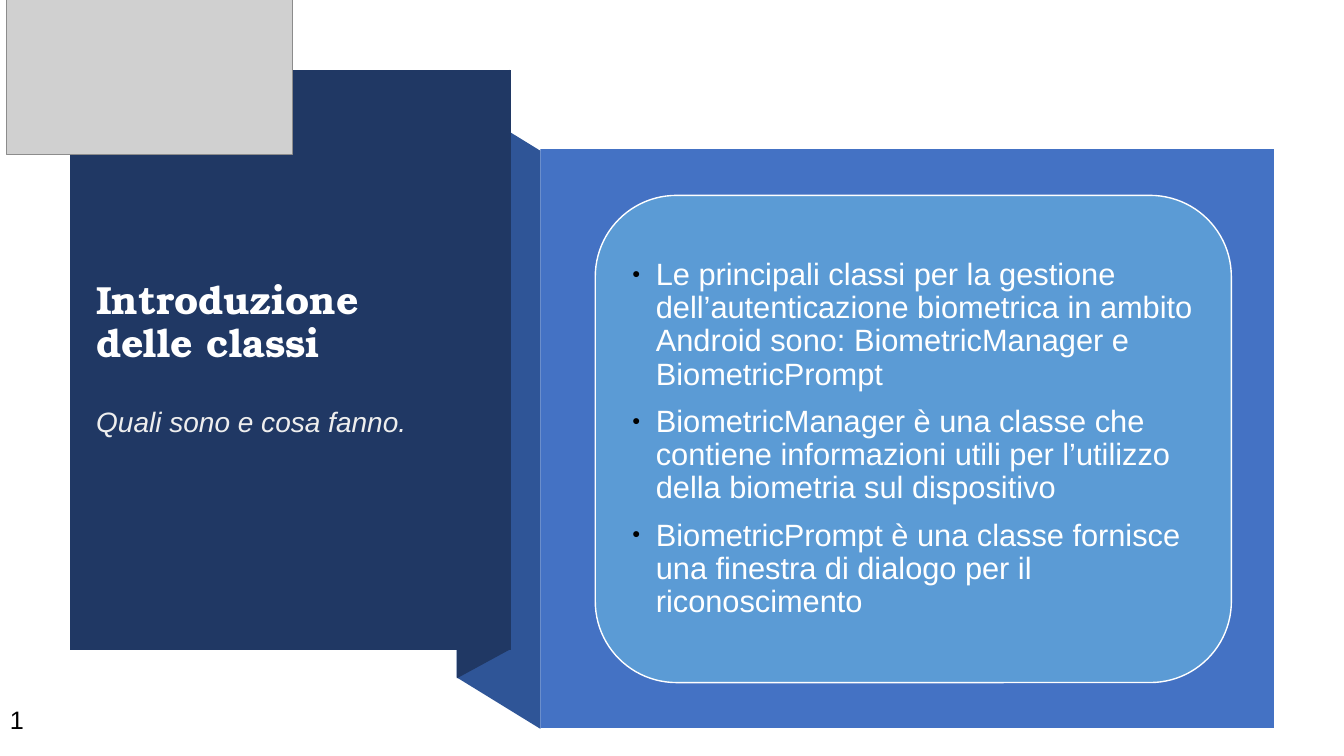
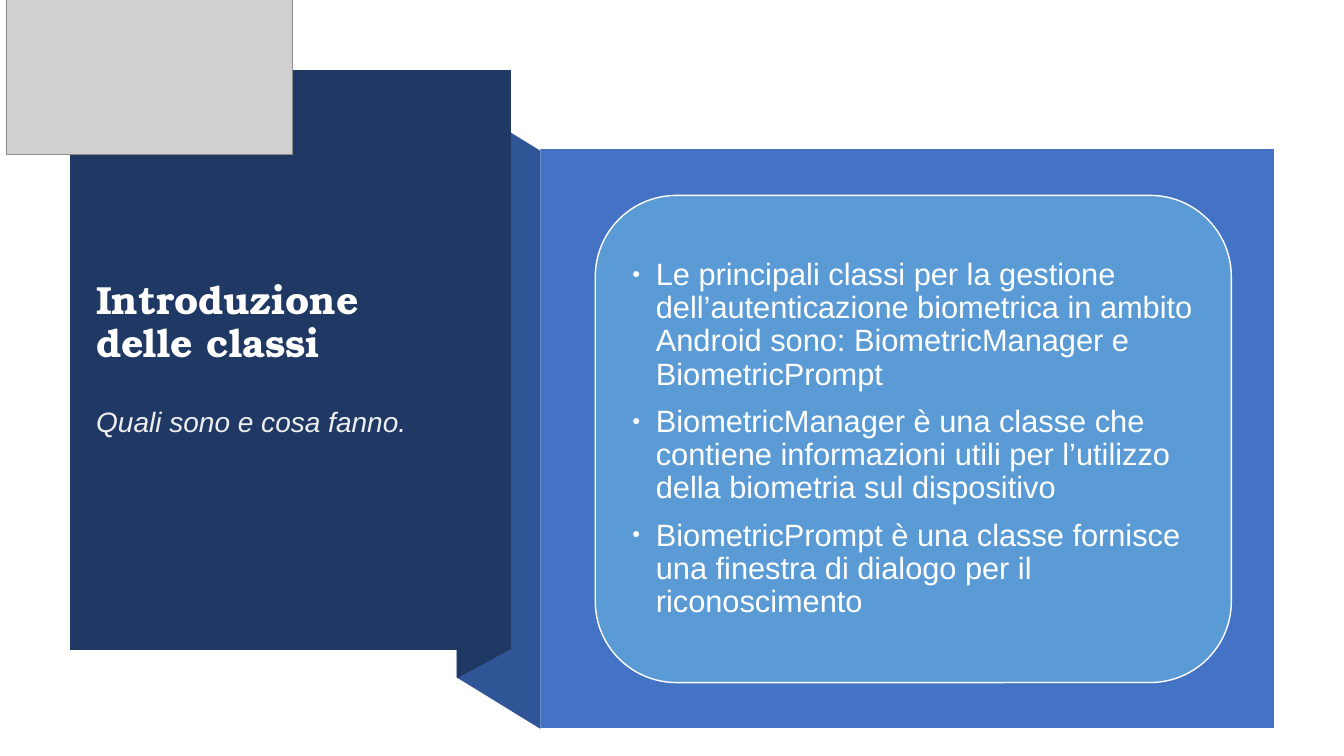
Before and after one commit to Torkin1/biometric_prompt_WALL-E, a slide deck: slide 1 of Introduzione Classi.odp. Drawn at 1344x756 pixels with LibreOffice and Linux fonts; fonts in the diff are those of the drawing; grey boxes stand for pictures. Boxes give left, top, right and bottom in pixels: in the first picture for what was removed or moved away, otherwise in the second. Text is boxed around its words. In the diff, an @@ line names an element or a change of style, - is before the commit and + after.

```diff
--- a/Introduzione Classi.odp
+++ b/Introduzione Classi.odp
@@ rounded rectangle "Le principali classi per la ..." at box(596, 196, 1232, 683): bullet colour #000000 to #FFFFFF @@
@@ page number removed at box(10, 711, 24, 729) @@
-1
```
Also in this commit, not shown: 4 other slides changed, 1 slide added, 1 other file.
